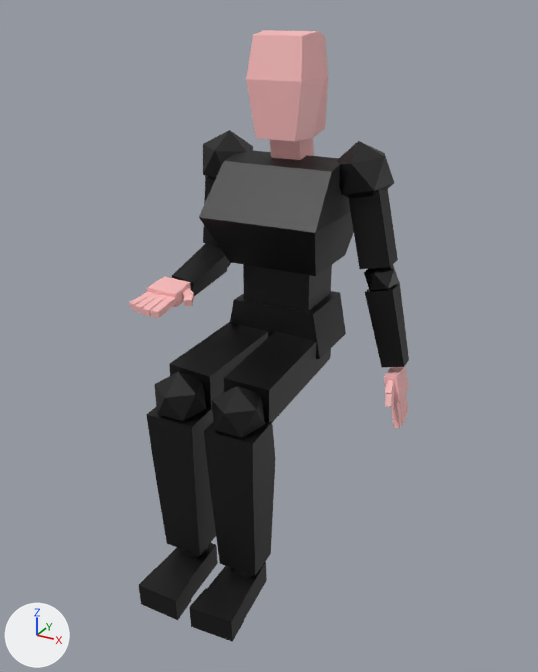
One commit to the OBJ model ProyectoFinal/Models/Recepcionista/recepcionista_cuerpo.obj: the scene before it, then after it.
Camera for both pictures: a 50 mm camera at (1.84, -3.75, 3.84) aimed at (0.03, -0.47, 2.19). The axes (+X, +Y, +Z) are drawn at lower left. The lights are the same throughout. The first picture is the older version. Where no turn or scale is listed for an object, it has been applied to the vertices.

The older version as bpy lines, for what is in view:
```python
me_003__0_005 = bpy.data.meshes.new('������.003__0.005')
me_003__0_005.from_pydata(...)  # 24 vertices, 32 faces; spans x 0.172..0.543, y -0.11..0.203, z 2.506..3.19
me_003__0_005.materials.append(mat_mat_chamarra_011)  # picture img_recep_textura_png
me_004__0_005 = bpy.data.meshes.new('������.004__0.005')
me_004__0_005.from_pydata(...)  # 20 vertices, 32 faces; spans x 0.376..0.658, y -0.044..0.143, z 1.923..2.55
me_004__0_005.materials.append(mat_ropa_002)  # picture img_recep_textura_png
me_011__0 = bpy.data.meshes.new('������.011__0')
me_011__0.from_pydata(...)  # 146 vertices, 224 faces; spans x -0.606..0.107, y -0.884..0.191, z 2.36..3.731
me_011__0.materials.append(mat_skin)  # picture img_piel_textura_png
me_023__0_005 = bpy.data.meshes.new('������.023__0.005')
me_023__0_005.from_pydata(...)  # 120 vertices, 180 faces; spans x 0.546..0.68, y -0.145..0.152, z 1.571..1.903
me_023__0_005.materials.append(mat_scene___root_006)  # picture img_piel_textura_png
ob_003__0_005 = bpy.data.objects.new('������.003__0.005', me_003__0_005)
ob_003__0_005.location = (0.0, 0.0, 0.0)
ob_004__0_005 = bpy.data.objects.new('������.004__0.005', me_004__0_005)
ob_004__0_005.location = (0.0, 0.0, 0.0)
ob_011__0 = bpy.data.objects.new('������.011__0', me_011__0)
ob_011__0.location = (0.0, 0.0, 0.0)
ob_023__0_005 = bpy.data.objects.new('������.023__0.005', me_023__0_005)
ob_023__0_005.location = (0.0, 0.0, 0.0)
# also in view: '����������������.001__0.036' at (-0.21, -0.46, 1.96)
```
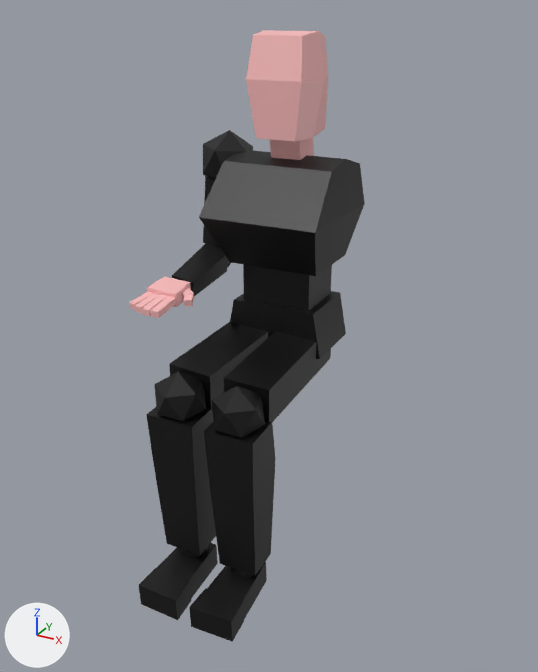
Diff of the bpy script that builds the scene:
```diff
--- a/ProyectoFinal/Models/Recepcionista/recepcionista_cuerpo.obj.py
+++ b/ProyectoFinal/Models/Recepcionista/recepcionista_cuerpo.obj.py
@@ ob_003__0_005 @@
-ob_003__0_005 = bpy.data.objects.new('������.003__0.005', me_003__0_005)
-ob_003__0_005.location = (0.0, 0.0, 0.0)
@@ ob_004__0_005 @@
-ob_004__0_005 = bpy.data.objects.new('������.004__0.005', me_004__0_005)
-ob_004__0_005.location = (0.0, 0.0, 0.0)
@@ ob_023__0_005 @@
-ob_023__0_005 = bpy.data.objects.new('������.023__0.005', me_023__0_005)
-ob_023__0_005.location = (0.0, 0.0, 0.0)
```

Pixel boxes [x1, y1, x2, y2] of what changed, in the pictures (538 x 672 px):
'������.003__0.005', deleted
    before: [337, 141, 398, 269]
'������.004__0.005', deleted
    before: [364, 265, 409, 367]
'������.023__0.005', deleted (pink)
    before: [384, 366, 409, 428]
